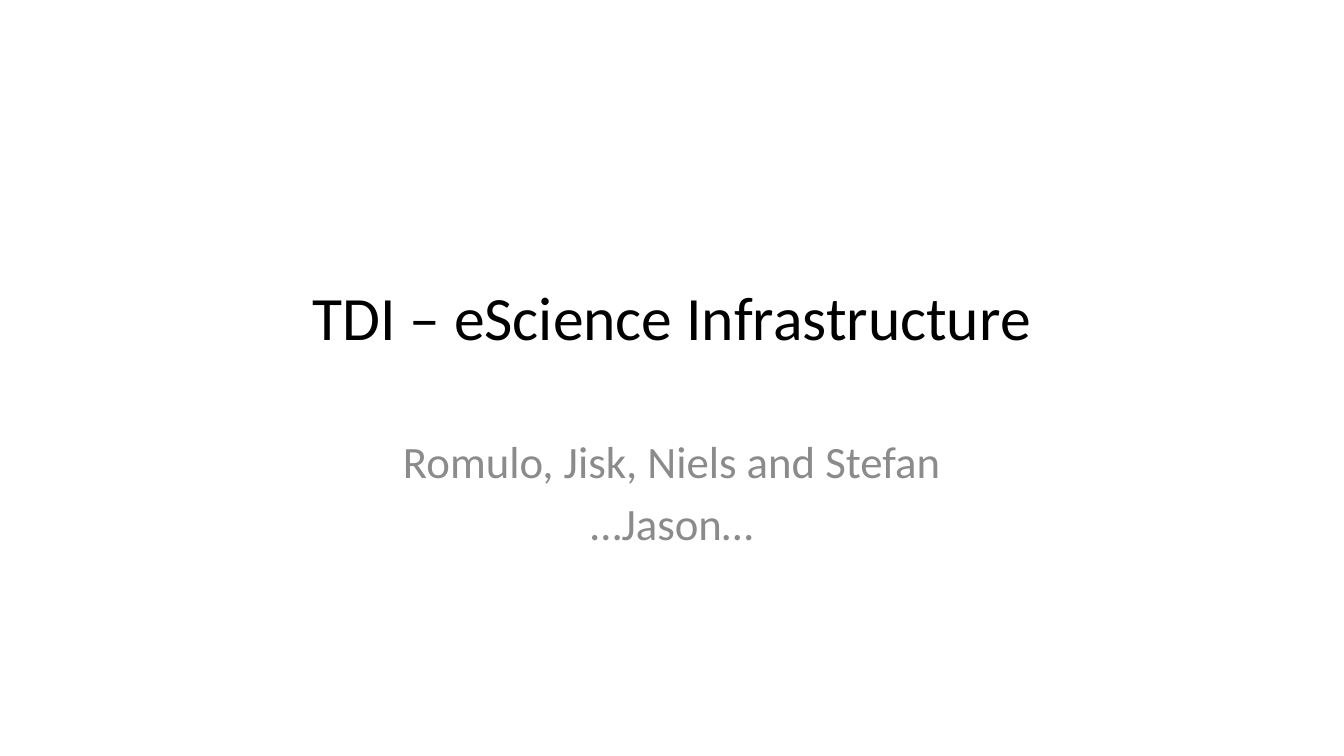
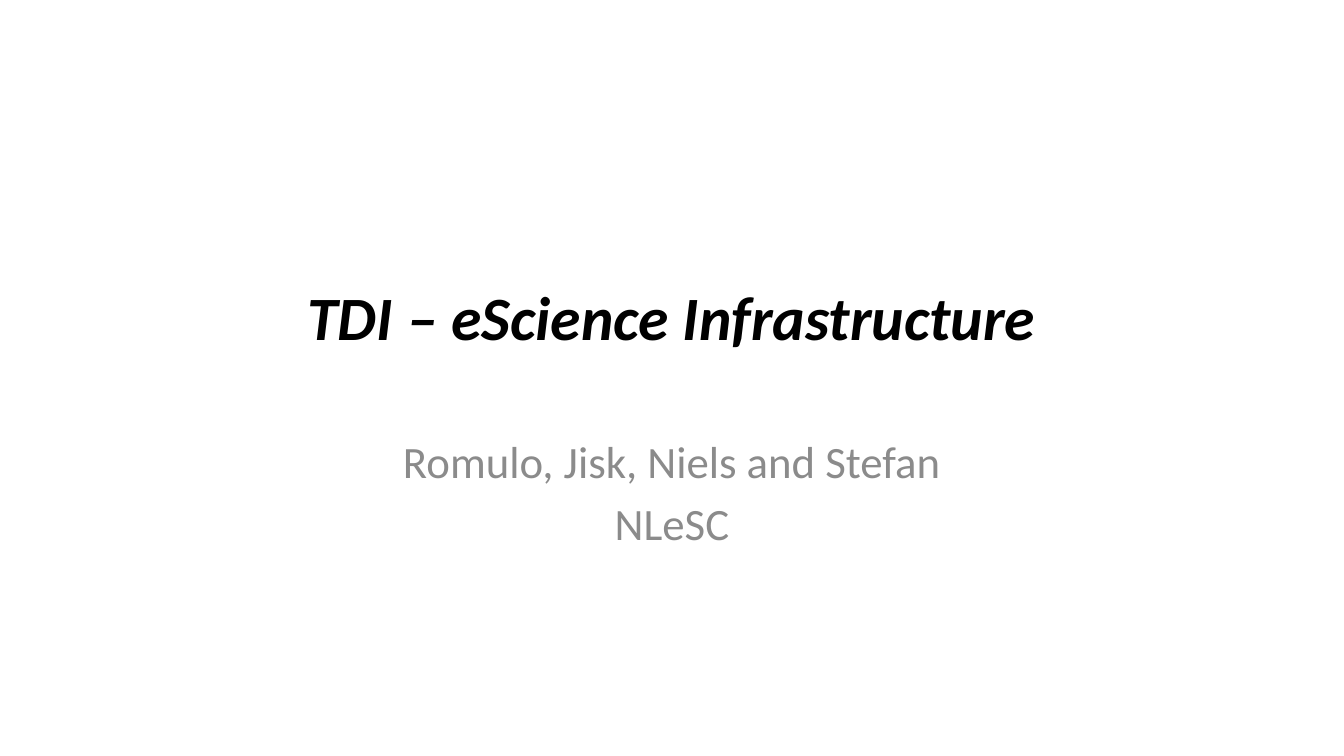
Before and after one commit to nlesc-sherlock/data_tools_integration, a slide deck: slide 1 of docs/presentations/session_3.pptx. Drawn at 1344x756 pixels with LibreOffice and Linux fonts; fonts in the diff are those of the drawing. Boxes give left, top, right and bottom in pixels: in the first picture for what was removed or moved away, otherwise in the second. Text is boxed around its words. In the diff, an @@ line names an element or a change of style, - is before the commit and + after.

Commit message:
New version

```diff
--- a/docs/presentations/session_3.pptx
+++ b/docs/presentations/session_3.pptx
@@ title "TDI – eScience Infrastructure" at (307, 296, 1035, 347): bold on, italic on @@
@@ subtitle at (615, 511, 729, 540): text changed @@
-…Jason…
+NLeSC
```
Also in this commit, not shown: 3 slides added.
